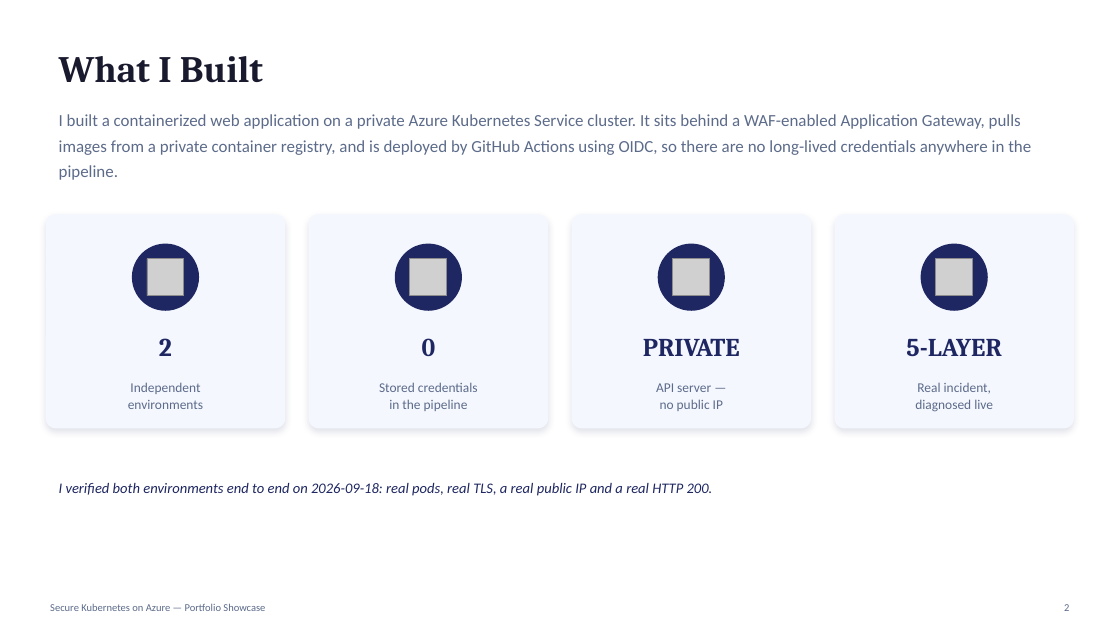
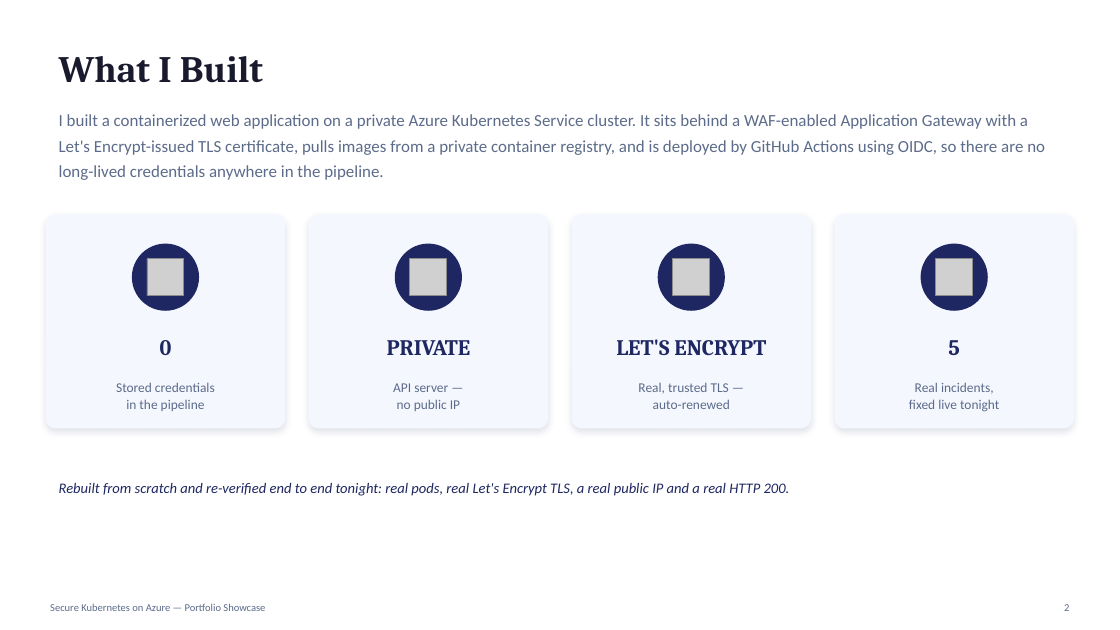
Before and after one commit to sufideen/az-ent-sec-dashboard, a slide deck: slide 2 of docs/webplat-kubernetes-showcase.pptx. Drawn at 1120x630 pixels with LibreOffice and Linux fonts; fonts in the diff are those of the drawing; grey boxes stand for pictures. Boxes give left, top, right and bottom in pixels: in the first picture for what was removed or moved away, otherwise in the second. Text is boxed around its words. In the diff, an @@ line names an element or a change of style, - is before the commit and + after.

```diff
--- a/docs/webplat-kubernetes-showcase.pptx
+++ b/docs/webplat-kubernetes-showcase.pptx
@@ text at <box>59,114,1045,180</box>: text changed @@
-I built a containerized web application on a private Azure Kubernetes Service cluster. It sits behind a WAF-enabled Application Gateway, pulls images from a private container registry, and is deployed by GitHub Actions using OIDC, so there are no long-lived credentials anywhere in the pipeline.
+I built a containerized web application on a private Azure Kubernetes Service cluster. It sits behind a WAF-enabled Application Gateway with a Let's Encrypt-issued TLS certificate, pulls images from a private container registry, and is deployed by GitHub Actions using OIDC, so there are no long-lived credentials anywhere in the pipeline.
@@ text at <box>160,340,172,355</box>: text changed; size 22 to 19 pt @@
-2
+0
@@ text at <box>387,340,471,355</box>: text changed; size 22 to 19 pt @@
-0
+PRIVATE
@@ text at <box>616,339,766,356</box>: text changed; size 22 to 19 pt @@
-PRIVATE
+LET'S ENCRYPT
@@ text at <box>948,340,960,355</box>: text changed; size 22 to 19 pt @@
-5-LAYER
+5
@@ text at <box>116,382,215,411</box>: text changed @@
-Independent
-environments
+Stored credentials
+in the pipeline
@@ text at <box>393,383,460,411</box>: text changed @@
-Stored credentials
-in the pipeline
+API server —
+no public IP
@@ text at <box>638,383,730,409</box>: text changed @@
-API server —
-no public IP
+Real, trusted TLS —
+auto-renewed
@@ text at <box>909,382,999,412</box>: text changed @@
-Real incident,
-diagnosed live
+Real incidents,
+fixed live tonight
@@ text at <box>59,483,790,496</box>: text changed @@
-I verified both environments end to end on 2026-09-18: real pods, real TLS, a real public IP and a real HTTP 200.
+Rebuilt from scratch and re-verified end to end tonight: real pods, real Let's Encrypt TLS, a real public IP and a real HTTP 200.
```
Also in this commit, not shown: 3 other slides changed, 1 slide added, 7 slides removed, 9 other files.
